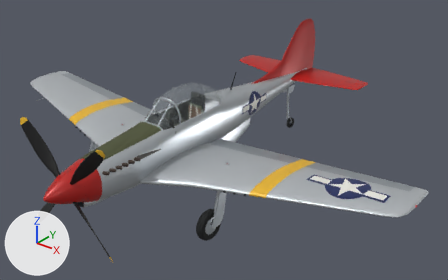
One commit to the glTF model content/entities/source/aircraft/p-51/models/source.glb: the scene before it, then after it.
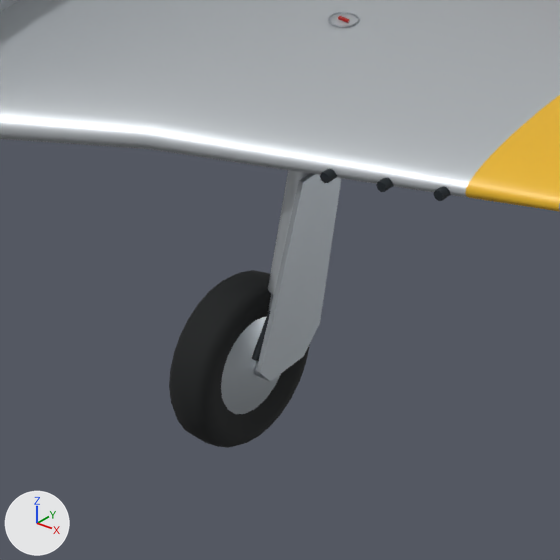
The first picture shows the older version from a 50 mm lens placed at (9.04, -9.84, 7.78), pointed at (0.43, 0.92, 1.11). The close-ups show the older and then the newer version on the part from 37% to 59% of the width and 57% to 93% of the height of that picture. Only the edits that show in the close-ups are written down. The axes (+X, +Y, +Z) are drawn at lower left. The lights are the same throughout. Where no turn or scale is listed for an object, it has been applied to the vertices. Vertices at exactly the same position are counted once.

The first close-up shows 'gear-door.001', 'main-wheel.001', 'oleo-strut.003', 'wheel-hub.001', 'wing-1', 'wing-1-band' and 6 more.
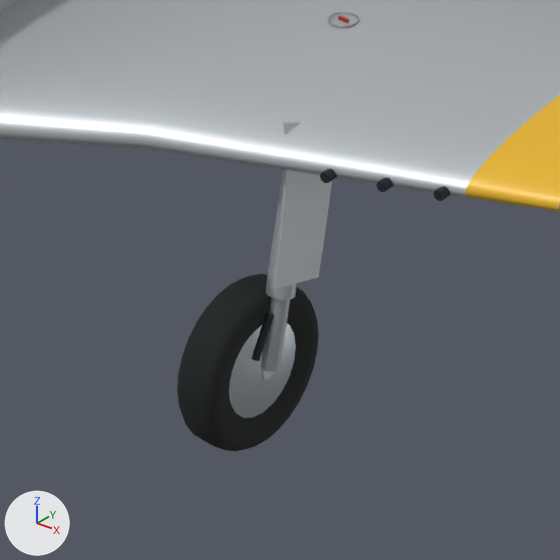
ob_gear_1 is not drawn itself; it is the parent of ob_oleo_strut_003, ob_gear_door_001.

Where the newer file only moved an object's origin or applied its transform, the numbers keep the older frame.

Diff of the bpy script that builds the scene:
```diff
--- a/content/entities/source/aircraft/p-51/models/source.glb.py
+++ b/content/entities/source/aircraft/p-51/models/source.glb.py
@@ me_mesh_21 @@
 # used by ob_oleo_strut_003; parent = ob_gear_1; location = (0.0, 0.0, 0.0)
-me_mesh_21.from_pydata(...)  # 48 vertices, 88 faces; spans x -0.14..0.058, y -0.274..0.056, z -0.907..0.015
+me_mesh_21.from_pydata(...)  # 48 vertices, 88 faces; spans x -0.057..0.135, y -0.112..0.057, z -0.944..0.009
+# me_mesh_21 part 1: the loose piece of 26 vertices spanning x -0.058..0.058, y -0.21..0.056, z -0.575..0.015 is multiplied about its middle by the matrix ((0.405, 0.854, -0.356), (-0.915, 0.426, -0.019), (0.134, 0.33, 0.945)), then moved by (0.034, 0.05, -0.009)
+# me_mesh_21 part 2: 22 of 48 vertices moved; they spanned x -0.14..0.0, y -0.274..-0.206, z -0.907..-0.843 and now span x 0.035..0.135, y -0.099..0.02, z -0.944..-0.864; mean shift (0.155, 0.201, -0.029); largest move (-0.14, -0.212, -0.895) -> (0.095, 0.018, -0.922)
 me_mesh_21.materials.append(mat_natural_metal)
@@ me_mesh_24 @@
 # used by ob_main_wheel_001; location = (1.93, -1.06, 1.22)
-me_mesh_24.from_pydata(...)  # 252 vertices, 448 faces; spans x -0.234..-0.046, y -0.585..0.105, z -1.22..-0.53
+me_mesh_24.from_pydata(...)  # 252 vertices, 448 faces; spans x -0.194..-0.006, y -0.585..0.105, z -1.22..-0.53
+# me_mesh_24 part 3: the whole mesh is moved by (0.04, 0.0, 0.0)
 me_mesh_24.materials.append(mat_rubber)
@@ me_mesh_25 @@
 # used by ob_wheel_hub_001; location = (1.93, -1.06, 1.22)
-me_mesh_25.from_pydata(...)  # 160 vertices, 240 faces; spans x -0.232..-0.048, y -0.44..-0.04, z -1.075..-0.675
+me_mesh_25.from_pydata(...)  # 160 vertices, 240 faces; spans x -0.192..-0.008, y -0.44..-0.04, z -1.075..-0.675
+# me_mesh_25 part 4: the whole mesh is moved by (0.04, 0.0, 0.0)
 me_mesh_25.materials.append(mat_natural_metal_panel)
@@ me_mesh_26 @@
 # used by ob_gear_door_001; parent = ob_gear_1; location = (0.0, 0.0, 0.0)
-me_mesh_26.from_pydata(...)  # 14 vertices, 24 faces; spans x 0.07..0.09, y -0.4..0.11, z -0.83..-0.05
-me_mesh_26.materials.append(mat_natural_metal_panel)  # grey #a9b0b6
+me_mesh_26.from_pydata(...)  # 54 vertices, 104 faces; spans x -0.129..0.195, y -0.157..0.006, z -0.506..0.139
+# me_mesh_26 part 5: the whole mesh is rebuilt
+me_mesh_26.materials.append(mat_aluminium_lacquer)  # light grey #c2c7cb
@@ ob_gear_1 @@
 ob_gear_1 = bpy.data.objects.new('gear-1', None)
-ob_gear_1.parent = ob_p_51d_mustang
-ob_gear_1.location = (1.93, -1.06, 1.22)
+ob_gear_1.parent = ob_gear_1_hinge
+ob_gear_1.location = (0.0, 0.0, 0.0)
@@ ob_gear_1_hinge @@
+ob_gear_1_hinge = bpy.data.objects.new('gear-1-hinge', None)
+ob_gear_1_hinge.parent = ob_p_51d_mustang
+ob_gear_1_hinge.location = (1.93, -1.1, 1.23)
+ob_gear_1_hinge.rotation_euler = (0.0, 0.319, 1.134)  # degrees (0, 18, 65)
```

Location of each change, (x1, y1, x2, y2) in pixels of the close-ups (560 x 560 px; the box of a moved part takes in the faces that stretch with it):
'main-wheel.001', moved
    before: (169, 270, 310, 448)
    after: (177, 274, 319, 451)
'gear-door.001', reshaped, moved (30% narrower, 19% shorter)
    before: (256, 174, 341, 381)
    after: (273, 122, 332, 289)
'wheel-hub.001', moved
    before: (221, 316, 281, 414)
    after: (229, 323, 296, 418)
'oleo-strut.003', reshaped, moved
    before: (253, 170, 310, 379)
    after: (261, 170, 297, 380)
part 1 of me_mesh_21, moved or reshaped
    before: (268, 170, 310, 295)
    after: (266, 170, 297, 300)
part 2 of me_mesh_21, moved or reshaped
    before: (253, 361, 265, 379)
    after: (261, 370, 274, 380)
'oleo-strut.004', unchanged, uncovered by the edit
    before: (268, 294, 274, 312)
    after: (260, 297, 291, 372)
